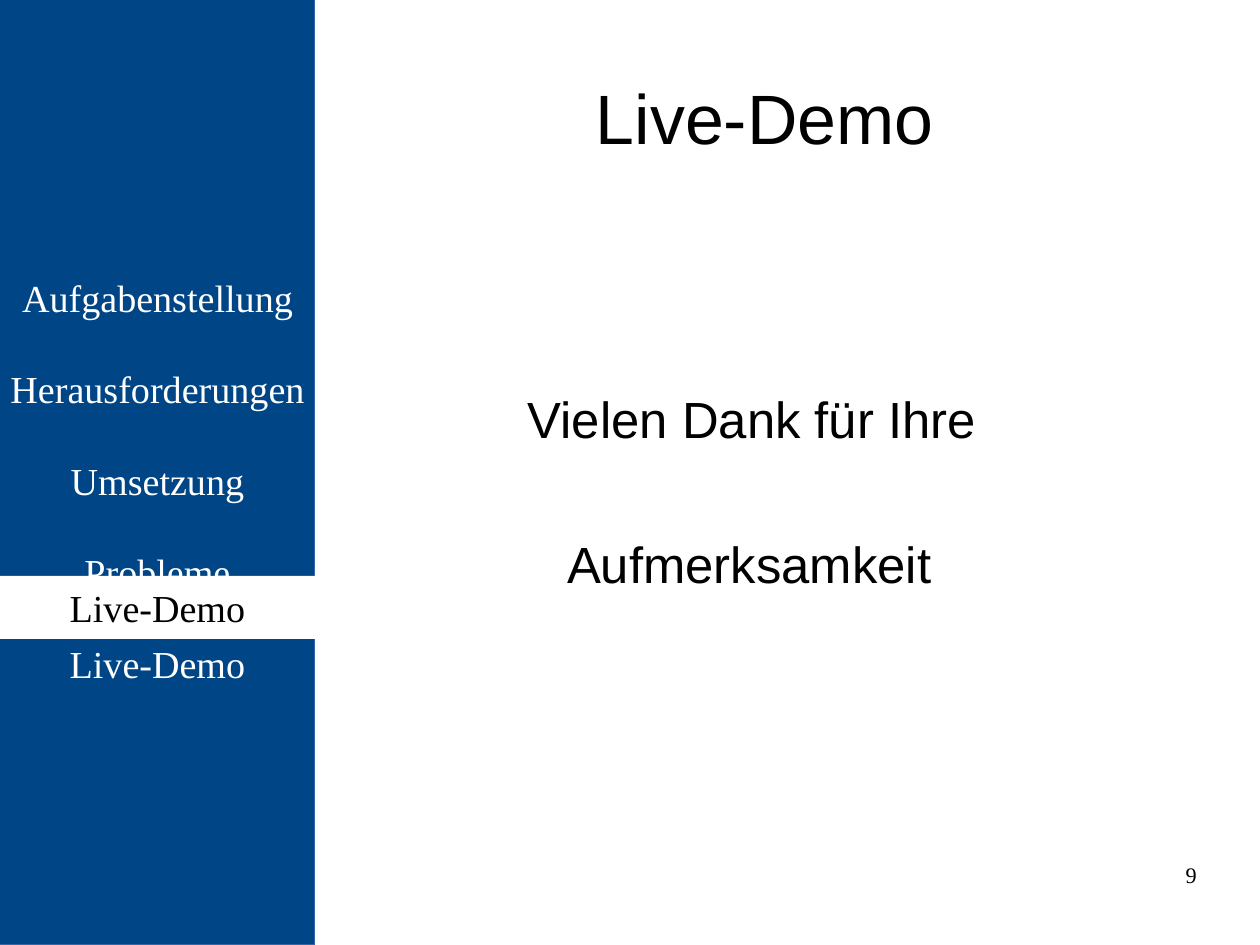
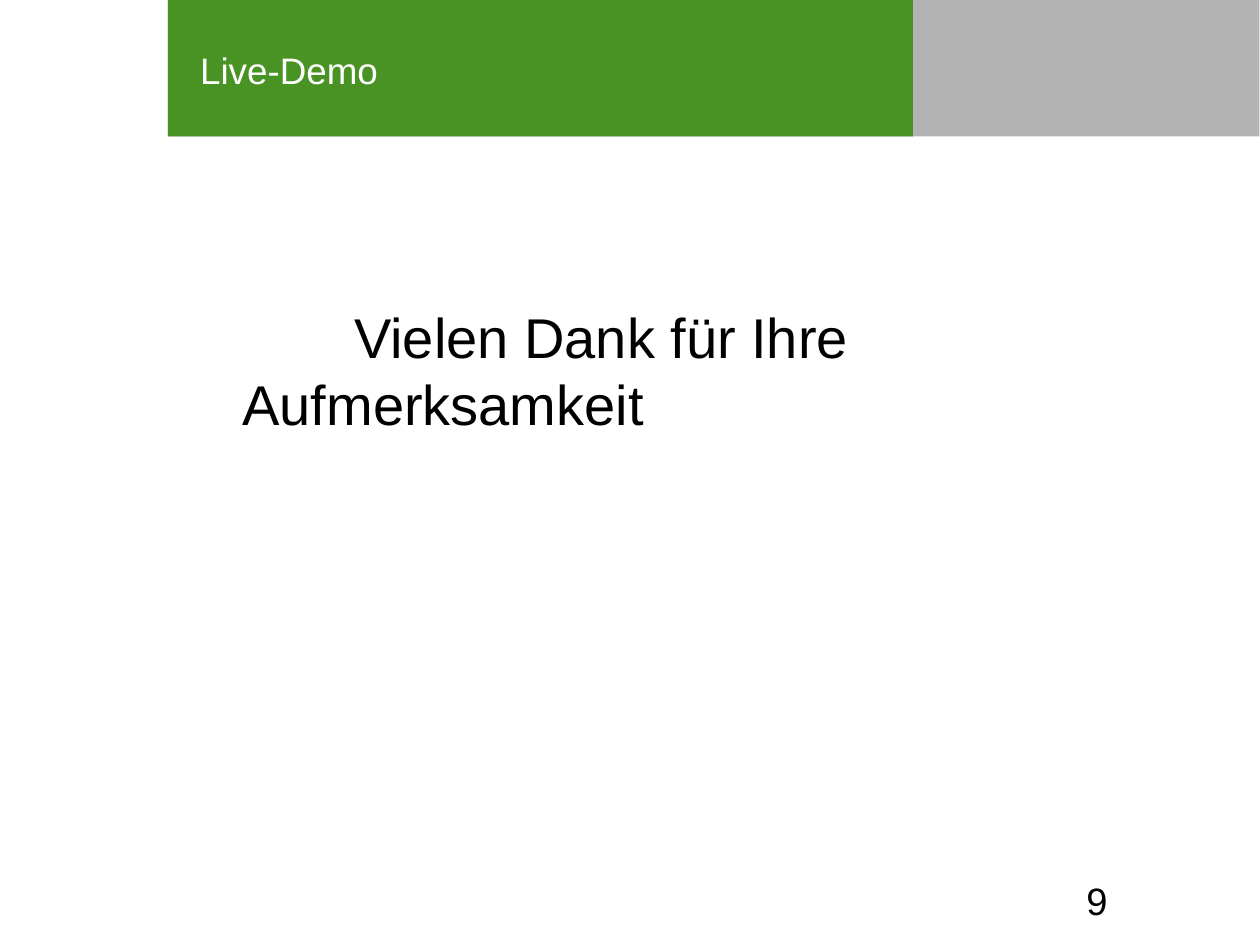
Before and after one commit to kapsl/embedded, a slide deck: slide 9 of Abschlusspräsentation/Abschlusspräsentation.odp. Drawn at 1260x945 pixels with LibreOffice and Linux fonts; fonts in the diff are those of the drawing; background and template pictures are left out. Boxes give left, top, right and bottom in pixels: in the first picture for what was removed or moved away, otherwise in the second. Text is boxed around its words. In the diff, an @@ line names an element or a change of style, - is before the commit and + after.

```diff
--- a/Abschlusspräsentation/Abschlusspräsentation.odp
+++ b/Abschlusspräsentation/Abschlusspräsentation.odp
@@ rectangle removed at (0, 0, 316, 945) @@
-Aufgabenstellung
-Herausforderungen
-Umsetzung
-Probleme
-Live-Demo
@@ rectangle added at (168, 0, 1260, 136), fill #B3B3B3 @@
@@ rectangle added at (168, 0, 914, 136), fill #489324 @@
@@ title "Live-Demo": place and size @@
-title "Live-Demo" at (596, 93, 934, 145)
+title "Live-Demo" at (200, 57, 378, 85)
@@ title "Live-Demo" at (200, 57, 378, 85): size 44 to 23.2 pt, text colour #000000 to #FFFFFF; alignment centre to left; vertical alignment middle to top @@
@@ text at (242, 317, 847, 426): text changed; size 32 to 35.3 pt @@
-Vielen Dank für Ihre
-Aufmerksamkeit
+Vielen Dank für Ihre Aufmerksamkeit
@@ rectangle removed at (0, 576, 316, 639) @@
-Live-Demo
@@ page number: place and size @@
-page number at (1186, 868, 1197, 884)
+page number at (1086, 888, 1107, 916)
@@ page number at (1086, 888, 1107, 916): size 14 to 24 pt, font Times New Roman to Arial; alignment right to left @@
```
Also in this commit, not shown: 8 other slides changed.
